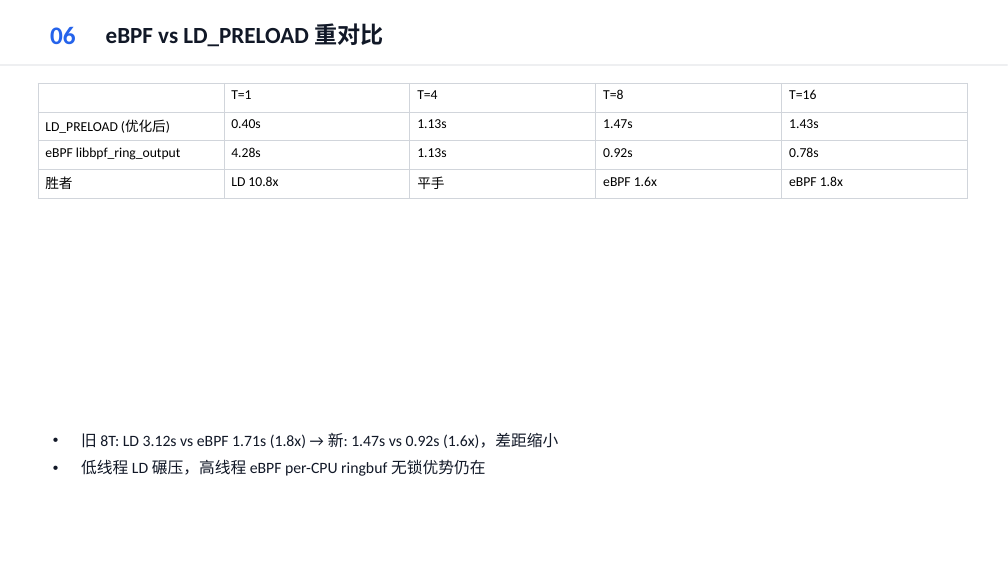
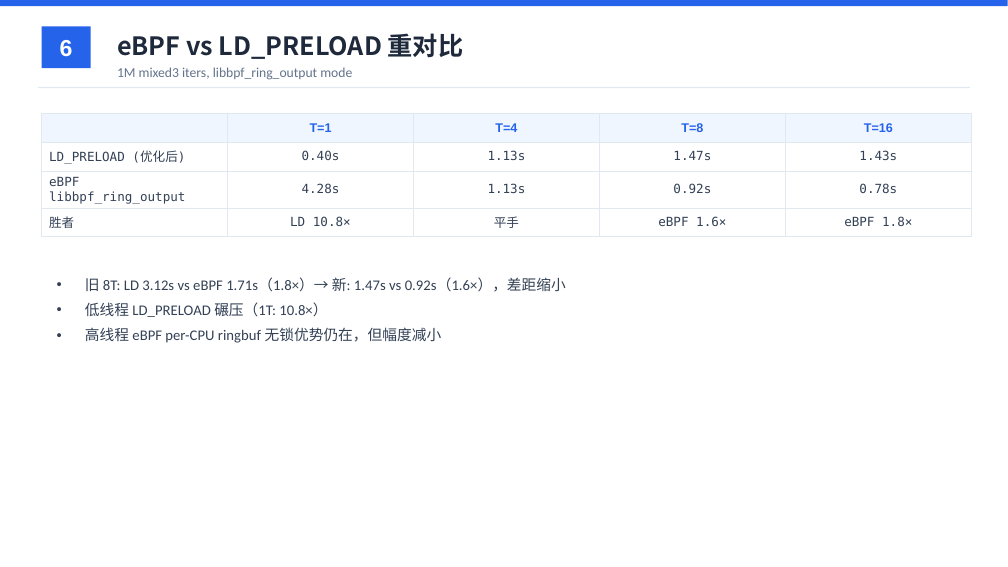
Before and after one commit to YiChiChen1106/Nativehook_linux_planb, a slide deck: slide 6 of presentation/native_hook_progress_2026-06-11.pptx. Drawn at 1008x567 pixels with LibreOffice and Linux fonts; fonts in the diff are those of the drawing. Boxes give left, top, right and bottom in pixels: in the first picture for what was removed or moved away, otherwise in the second. Text is boxed around its words. In the diff, an @@ line names an element or a change of style, - is before the commit and + after.

```diff
--- a/presentation/native_hook_progress_2026-06-11.pptx
+++ b/presentation/native_hook_progress_2026-06-11.pptx
@@ rectangle added at (0,0,1008,6), fill #2563EB @@
@@ rectangle added at (42,26,91,68), fill #2563EB @@
@@ text removed at (50,26,76,44) @@
-06
@@ text "eBPF vs LD_PRELOAD 重对比": place and size @@
-text "eBPF vs LD_PRELOAD 重对比" at (106,23,383,47)
+text "eBPF vs LD_PRELOAD 重对比" at (117,33,464,59)
@@ text "eBPF vs LD_PRELOAD 重对比" at (117,33,464,59): size 22 to 24 pt, font Calibri to Noto Sans CJK SC, text colour #111827 to #1E293B @@
@@ text added at (60,40,73,57), 22 pt, text #FFFFFF, bold @@
+6
@@ rectangle: place and size @@
-rectangle at (0,64,1008,66)
+rectangle at (38,87,970,88)
@@ rectangle at (38,87,970,88): fill #E5E7EB to #E2E8F0 @@
@@ text added at (117,67,352,80), 13 pt, text #64748B @@
+1M mixed3 iters, libbpf_ring_output mode
@@ table at (42,113,972,232) @@
-row 4: 胜者 | LD 10.8x | 平手 | eBPF 1.6x | eBPF 1.8x
+row 4: 胜者 | LD 10.8× | 平手 | eBPF 1.6× | eBPF 1.8×
@@ fill none to #EFF6FF in 4 cells @@
@@ fill none to #FFFFFF in 15 cells @@
@@ size 13 to 12 pt in "T=1", "T=4", "T=8", "T=16" and 12 more places @@
@@ font Calibri to Arial, text colour #000000 to #2563EB, bold on in "T=1", "T=4", "T=8", "T=16" @@
@@ font Calibri to DejaVu Sans Mono, text colour #000000 to #334155 in "LD_PRELOAD (优化后)", "0.40s", "1.13s", "1.47s" and 8 more places @@
@@ alignment left to centre @@
@@ borders changed @@
@@ table: place and size @@
-table at (38,83,968,193)
+table at (42,113,972,232)
@@ text "旧 8T: LD 3.12s vs ..." at (85,277,566,343): vertical alignment middle to top @@
@@ text at (85,277,566,343): text changed; size 15 to 14 pt; text colour #111827 to #334155 @@
-• 旧 8T: LD 3.12s vs eBPF 1.71s (1.8x) → 新: 1.47s vs 0.92s (1.6x)，差距缩小
-• 低线程 LD 碾压，高线程 eBPF per-CPU ringbuf 无锁优势仍在
+• 旧 8T: LD 3.12s vs eBPF 1.71s（1.8×）→ 新: 1.47s vs 0.92s（1.6×），差距缩小
+• 低线程 LD_PRELOAD 碾压（1T: 10.8×）
+• 高线程 eBPF per-CPU ringbuf 无锁优势仍在，但幅度减小
```
Also in this commit, not shown: 11 other slides changed, 2 other files.
